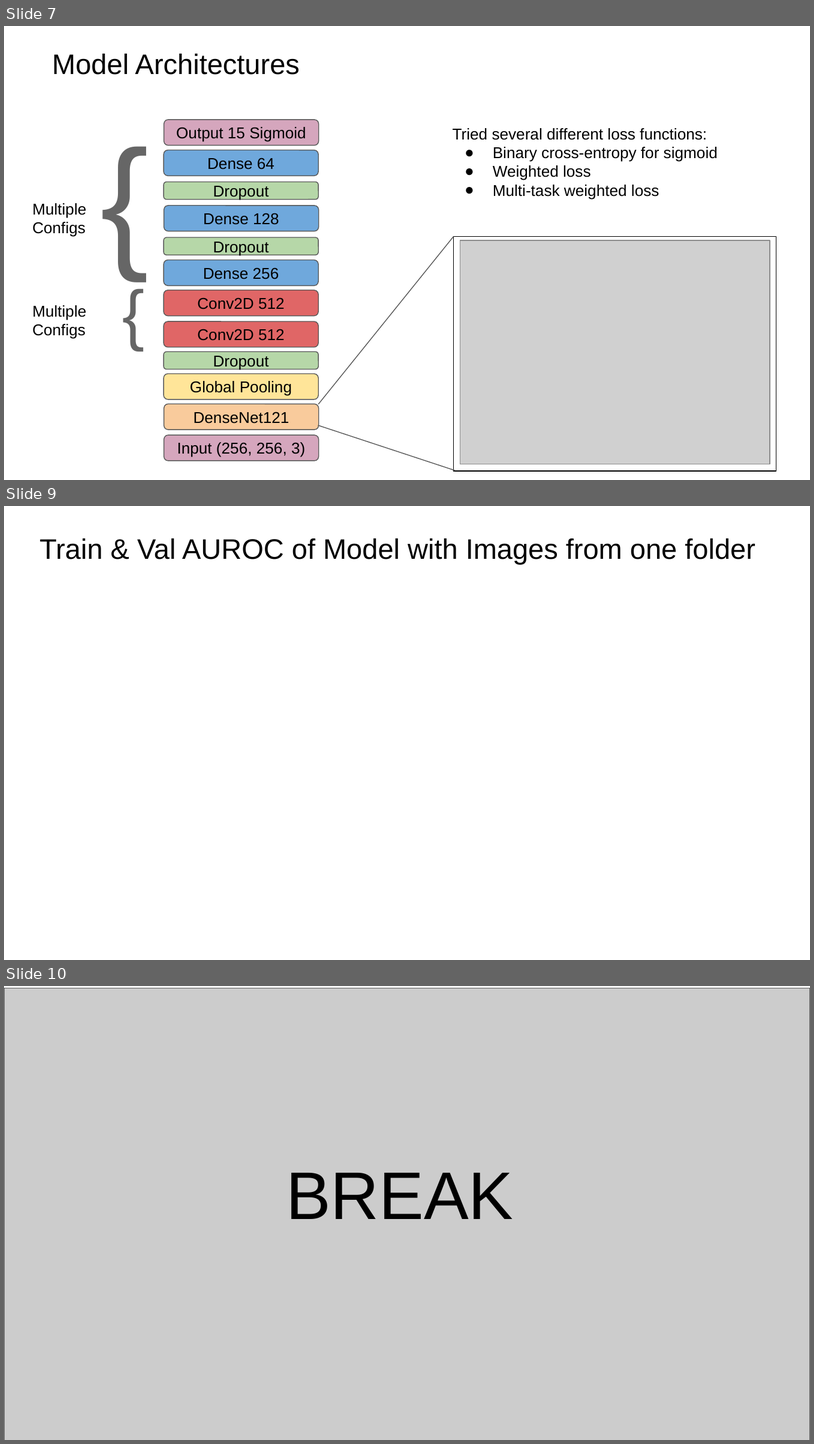
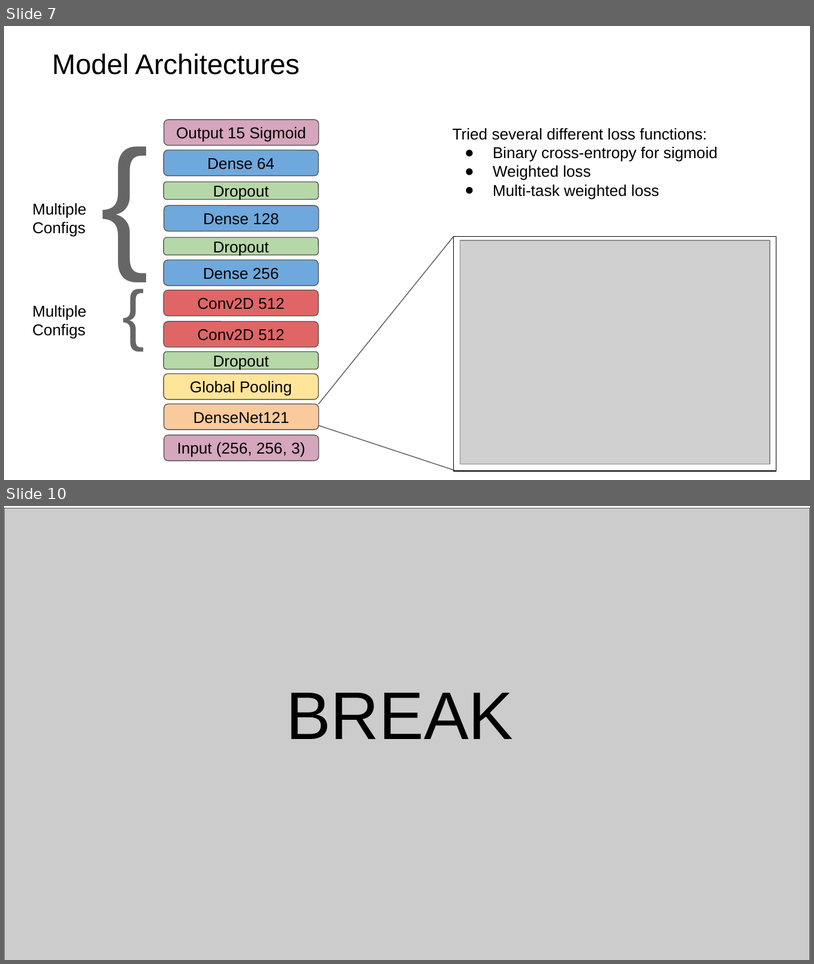
Before and after one commit to stevenworthington/cs109a_final_project, a slide deck: presentation/cs109a_final_presentation.pptx. Shown one above the other, each under a label of ours: slides 7, 9 and 10 before the commit, slides 7 and 10 after it; the slides between them are not shown. The pictures are 814x1444 and 814x964 pixels, drawn with LibreOffice and Linux fonts; fonts in the diff are those of the drawing; grey boxes stand for pictures. Boxes give left, top, right and bottom in pixels: in the first picture for what was removed or moved away, otherwise in the second. Text is boxed around its words. In the diff, an @@ line names an element or a change of style, - is before the commit and + after.

Commit message:
permutation importance and surrogate tree model

```diff
--- a/presentation/cs109a_final_presentation.pptx
+++ b/presentation/cs109a_final_presentation.pptx
@@ slide 9 removed at (x1=4, y1=506, x2=810, y2=960), background #FFFFFF @@
@@ title removed at (x1=39, y1=538, x2=756, y2=564) @@
-Train & Val AUROC of Model with Images from one folder
```
Also in this commit, not shown: 4 slides changed, 1 slide added, 3 other files.
